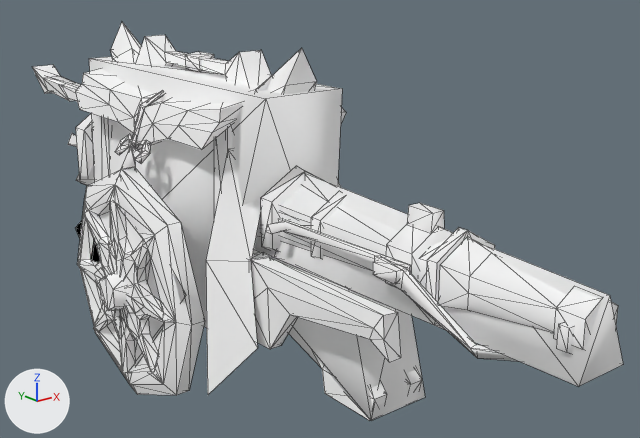
A saved change to the glTF model docs/models/weapons/w04/135.glb.
The view is the same before and after, from a 50 mm camera at (-1.036, -1.776, 0.246) aimed at (0.16, -0.281, -0.352). The lights are fixed; the arrows at lower left show +X, +Y and +Z. The older version comes first. Mesh edges are drawn as thin lines. Vertices at exactly the same position are counted once.

The scene before the commit, as lines of its bpy script (objects in view):
```python
me_group_1 = bpy.data.meshes.new('Group[1]')
me_group_1.from_pydata(...)  # 93 vertices, 147 faces; spans x -0.086..0.086, y -1.129..-0.732, z -0.377..-0.198
# faces by material slot: [84, 63]
me_group_1.materials.append(mat_xfb__e1__m00_hbg135_env00)  # white #ffffff
me_group_1.materials.append(mat_xfb_0__m00_hbg135_bm00)  # white #ffffff
me_group_100 = bpy.data.meshes.new('Group[100]')
me_group_100.from_pydata(...)  # 34 vertices, 53 faces; spans x -0.16..0.16, y -0.85..0.86, z -0.58..-0.03
me_group_100.materials.append(mat_xfb__e1__m00_hbg135_env00)  # white #ffffff
me_group_2 = bpy.data.meshes.new('Group[2]')
me_group_2.from_pydata(...)  # 200 vertices, 294 faces; spans x -0.264..-0.121, y -0.328..0.211, z -0.763..-0.222
# faces by material slot: [268, 26]
me_group_2.materials.append(mat_xfb__e1__m00_hbg135_env00)  # white #ffffff
me_group_2.materials.append(mat_xfb_0__m00_hbg135_bm00)  # white #ffffff
ob_group_1 = bpy.data.objects.new('Group[1]', me_group_1)
ob_group_1.location = (0.0, 0.0, 0.0)
ob_group_100 = bpy.data.objects.new('Group[100]', me_group_100)
ob_group_100.location = (0.0, 0.0, 0.0)
ob_group_2 = bpy.data.objects.new('Group[2]', me_group_2)
ob_group_2.location = (0.0, 0.0, 0.0)
# also in view: 'Group[0]' at (-0.001, 0.01, -0.289)
```
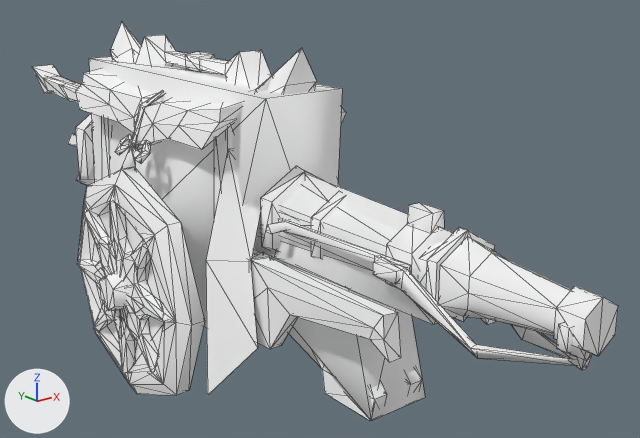
Location of each change, (x1, y1, x2, y2) in pixels of the pictures (640 x 438 px):
'Group[2]', reshaped: before (76, 167, 205, 395); after (77, 167, 205, 395)
'Group[1]', reshaped (10% shorter): before (374, 227, 623, 386); after (374, 227, 618, 370)
part 1 of me_group_1, deleted: before (434, 241, 623, 386)
part 2 of me_group_2, deleted: before (76, 176, 186, 366)

What the commit changed:
me_group_1 is used by ob_group_1; location (0.0, 0.0, 0.0).
me_group_1 had 93 vertices, 147 faces and spanned x -0.086..0.086, y -1.129..-0.732, z -0.377..-0.198.
me_group_1 now has 87 vertices, 140 faces and spans x -0.086..0.086, y -1.12..-0.732, z -0.377..-0.198.
me_group_1 part 1: the loose piece of 6 vertices spanning x -0.063..0.063, y -1.129..-0.855, z -0.349..-0.211 is deleted.
me_group_2 is used by ob_group_2; location (0.0, 0.0, 0.0).
me_group_2 had 200 vertices, 294 faces and spanned x -0.264..-0.121, y -0.328..0.211, z -0.763..-0.222.
me_group_2 now has 195 vertices, 288 faces and spans x -0.264..-0.163, y -0.328..0.211, z -0.763..-0.222.
me_group_2 part 2: the loose piece of 5 vertices spanning x -0.215..-0.121, y -0.322..0.203, z -0.702..-0.233 is deleted.
